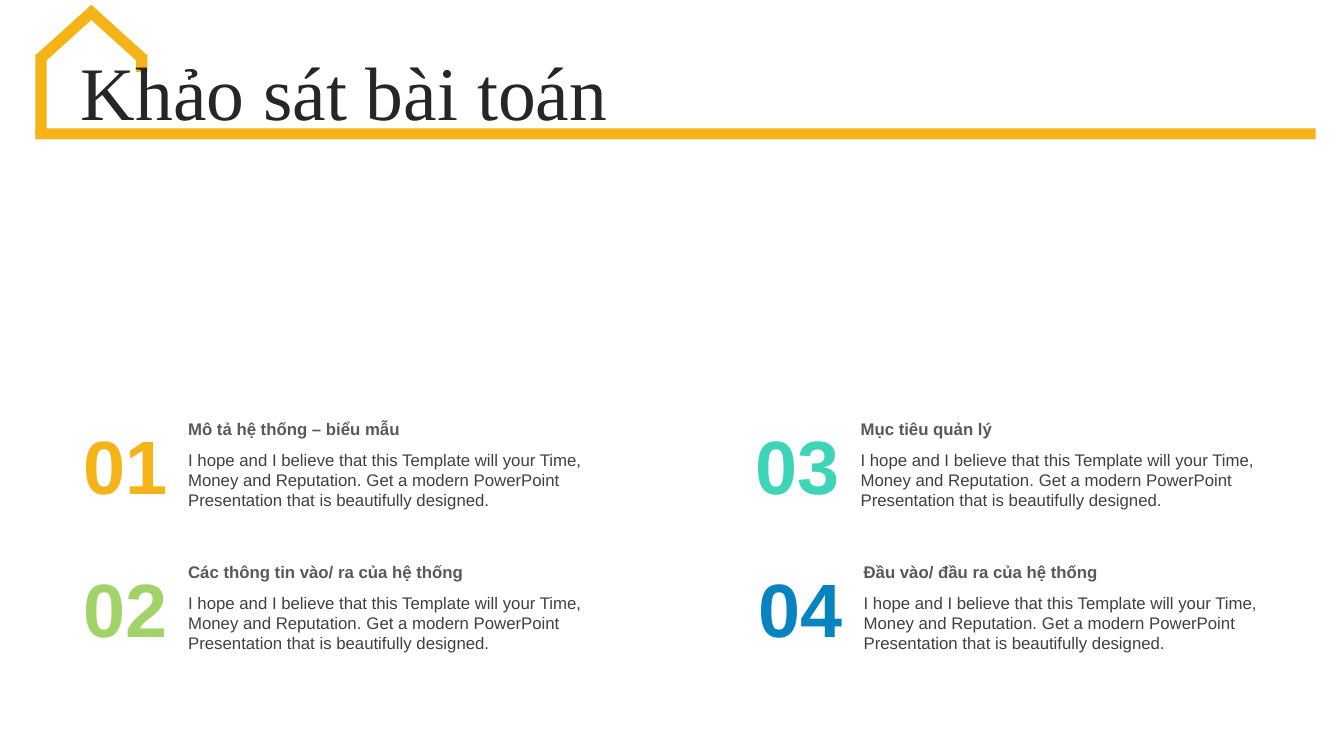
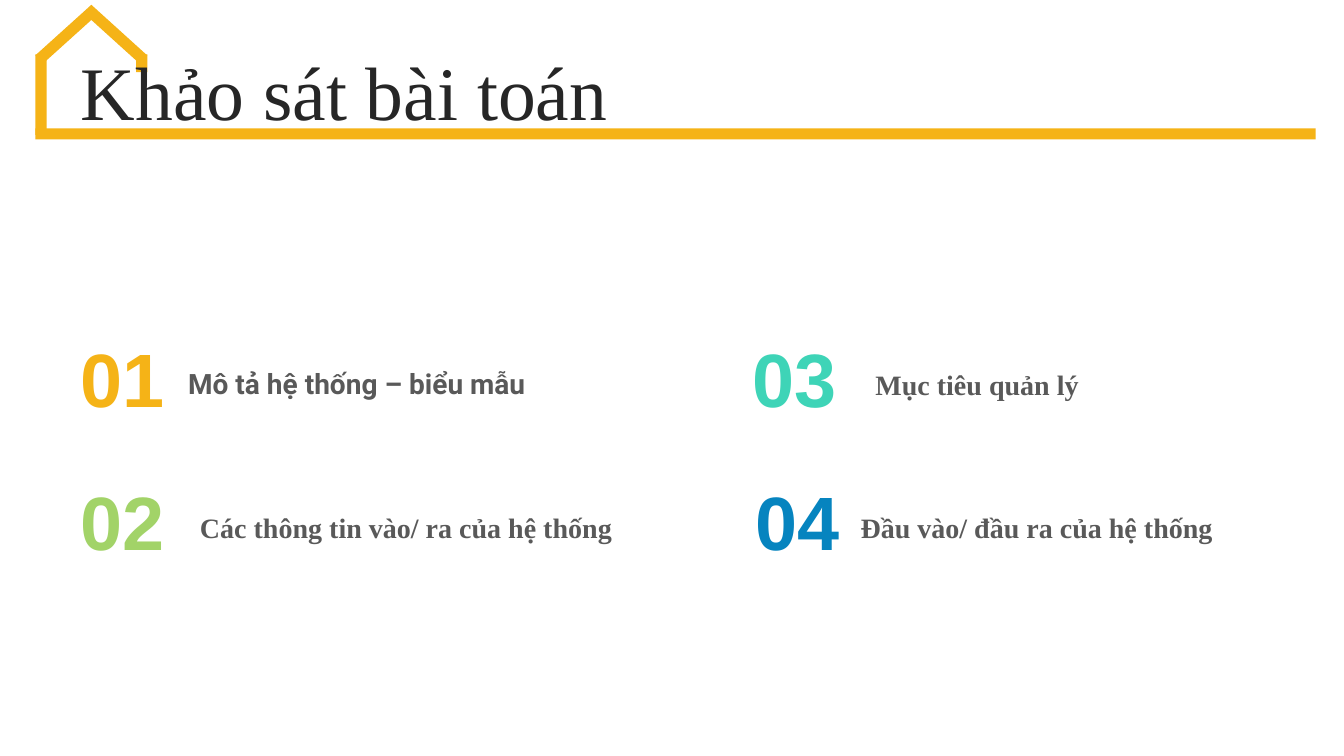
Before and after one commit to mni-linh/Report-Subject-Software-technology, a slide deck: slide 5 of SlideTrinhChieu.pptx. Drawn at 1344x756 pixels with LibreOffice and Linux fonts; fonts in the diff are those of the drawing. Boxes give left, top, right and bottom in pixels: in the first picture for what was removed or moved away, otherwise in the second. Text is boxed around its words. In the diff, an @@ line names an element or a change of style, - is before the commit and + after.

```diff
--- a/SlideTrinhChieu.pptx
+++ b/SlideTrinhChieu.pptx
@@ text "01": place and size @@
-text "01" at bbox=[83, 441, 167, 495]
+text "01" at bbox=[80, 354, 164, 408]
@@ text "03": place and size @@
-text "03" at bbox=[756, 441, 840, 495]
+text "03" at bbox=[753, 354, 837, 408]
@@ text "Mô tả hệ thống – ...": place and size @@
-text "Mô tả hệ thống – ..." at bbox=[188, 422, 399, 439]
+text "Mô tả hệ thống – ..." at bbox=[188, 371, 525, 400]
@@ text "Mô tả hệ thống – ..." at bbox=[188, 371, 525, 400]: size 12 to 20 pt, font Arial to Roboto @@
@@ text "Mục tiêu quản lý": place and size @@
-text "Mục tiêu quản lý" at bbox=[861, 422, 992, 439]
+text "Mục tiêu quản lý" at bbox=[875, 375, 1079, 400]
@@ text "02": place and size @@
-text "02" at bbox=[83, 584, 167, 638]
+text "02" at bbox=[80, 497, 164, 551]
@@ text removed at bbox=[188, 454, 581, 510] @@
-I hope and I believe that this Template will your Time, Money and Reputation. Get a modern PowerPoint Presentation that is beautifully designed.
@@ text "04": place and size @@
-text "04" at bbox=[759, 584, 843, 638]
+text "04" at bbox=[756, 497, 840, 551]
@@ text removed at bbox=[861, 454, 1253, 510] @@
-I hope and I believe that this Template will your Time, Money and Reputation. Get a modern PowerPoint Presentation that is beautifully designed.
@@ size 12 to 20 pt, font Arial to Times New Roman in 3 elements at bbox=[861, 517, 1213, 544], bbox=[875, 375, 1079, 400], bbox=[200, 517, 612, 544] @@
@@ text "Các thông tin vào/ ra ...": place and size @@
-text "Các thông tin vào/ ra ..." at bbox=[188, 565, 463, 582]
+text "Các thông tin vào/ ra ..." at bbox=[200, 517, 612, 544]
@@ text "Đầu vào/ đầu ra của ...": place and size @@
-text "Đầu vào/ đầu ra của ..." at bbox=[864, 565, 1098, 582]
+text "Đầu vào/ đầu ra của ..." at bbox=[861, 517, 1213, 544]
@@ text removed at bbox=[188, 597, 581, 653] @@
-I hope and I believe that this Template will your Time, Money and Reputation. Get a modern PowerPoint Presentation that is beautifully designed.
@@ text removed at bbox=[864, 597, 1256, 653] @@
-I hope and I believe that this Template will your Time, Money and Reputation. Get a modern PowerPoint Presentation that is beautifully designed.
```
Also in this commit, not shown: 1 other slide changed, 17 slides removed, 2 other files.
